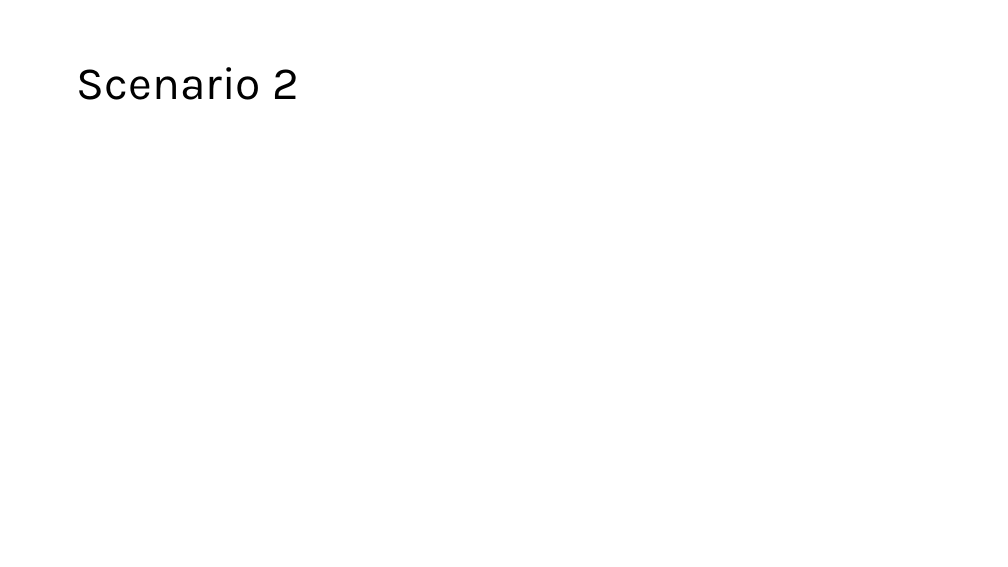
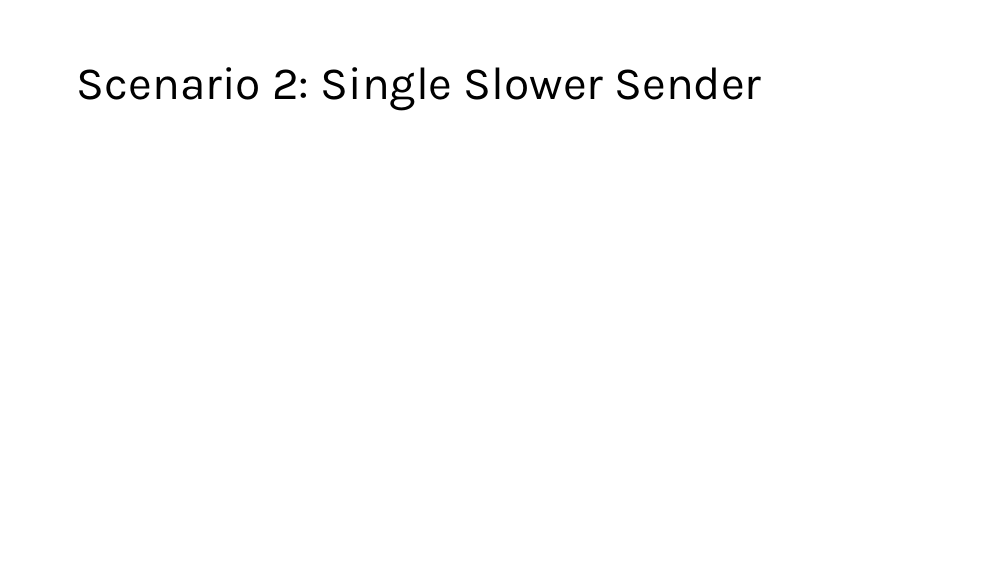
Before and after one commit to LittleD3092/reliable-in-network-aggregation, a slide deck: slide 20 of report.pptx (slide 16 before the commit). Drawn at 1008x567 pixels with LibreOffice and Linux fonts; fonts in the diff are those of the drawing. Boxes give left, top, right and bottom in pixels: in the first picture for what was removed or moved away, otherwise in the second. Text is boxed around its words. In the diff, an @@ line names an element or a change of style, - is before the commit and + after.

```diff
--- a/report.pptx
+++ b/report.pptx
@@ title at box(77, 67, 761, 110): text changed @@
-Scenario 2
+Scenario 2: Single Slower Sender
```
Also in this commit, not shown: 3 other slides changed, 6 slides added, 1 slide removed.
